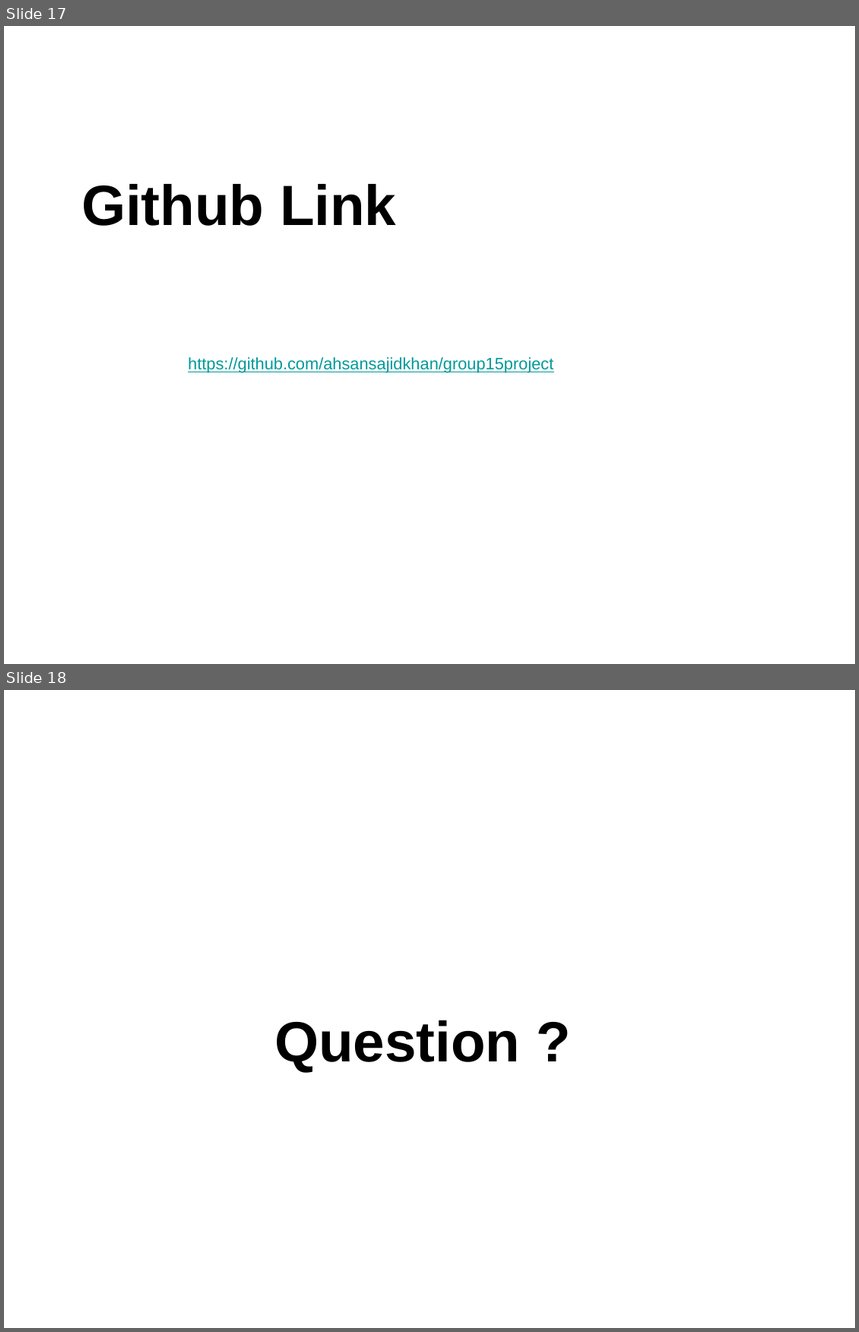
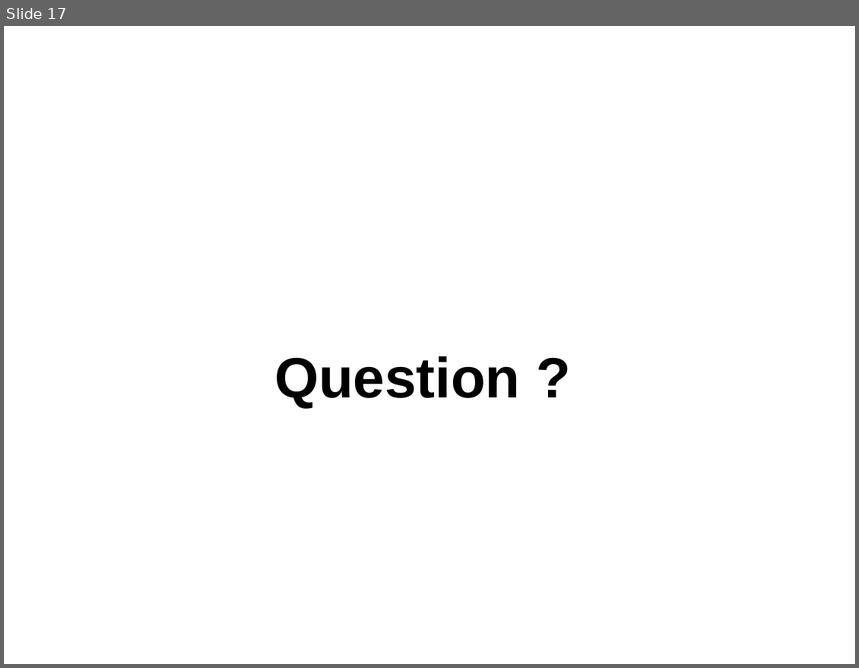
Before and after one commit to ahsansajidkhan/group15project, a slide deck: Canadian Climate Action Tracker_Ahsan_Ajmery_Nafisa_Li_Liu.pptx. Shown one above the other, each under a label of ours: slides 17 and 18 before the commit, slide 17 after it. The pictures are 859x1332 and 859x668 pixels, drawn with LibreOffice and Linux fonts; fonts in the diff are those of the drawing; background and template pictures are left out. Boxes give left, top, right and bottom in pixels: in the first picture for what was removed or moved away, otherwise in the second. Text is boxed around its words. In the diff, an @@ line names an element or a change of style, - is before the commit and + after.

```diff
--- a/Canadian Climate Action Tracker_Ahsan_Ajmery_Nafisa_Li_Liu.pptx
+++ b/Canadian Climate Action Tracker_Ahsan_Ajmery_Nafisa_Li_Liu.pptx
@@ slide 17 removed at (4,26,855,664), background picture (left out) @@
@@ title removed at (82,184,396,226) @@
-Github Link
@@ text removed at (188,357,553,373) @@
-https://github.com/ahsansajidkhan/group15project
@@ what was slide 18 is now slide 17 @@
```
Also in this commit, not shown: 6 slides changed.
